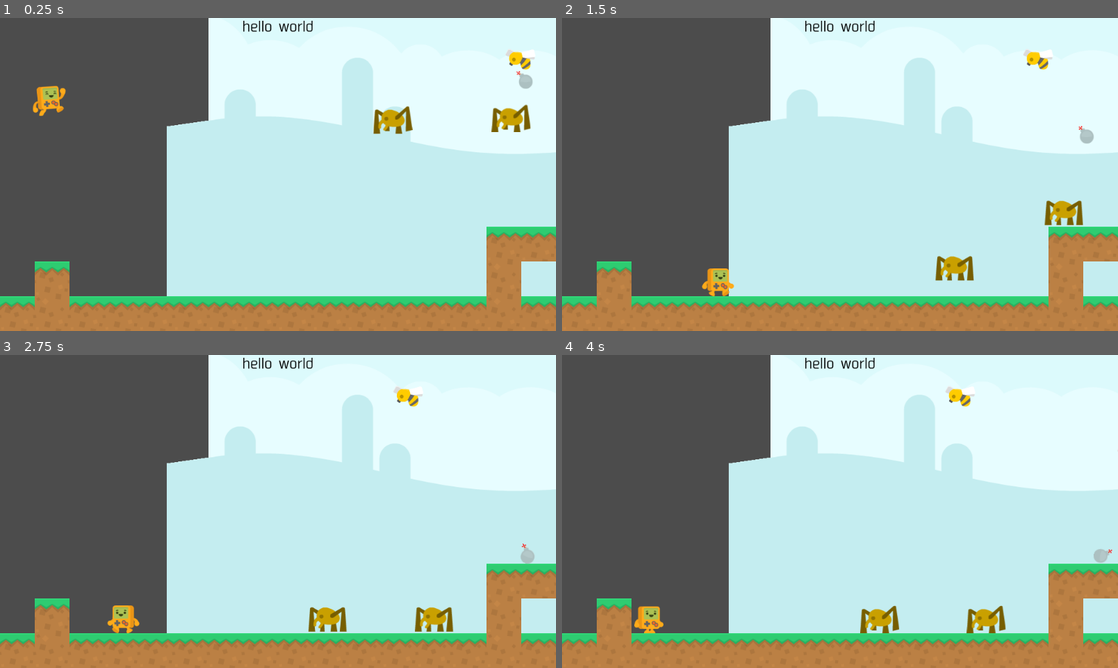
Above: before the commit, frames 1-4 (two rows, left to right).
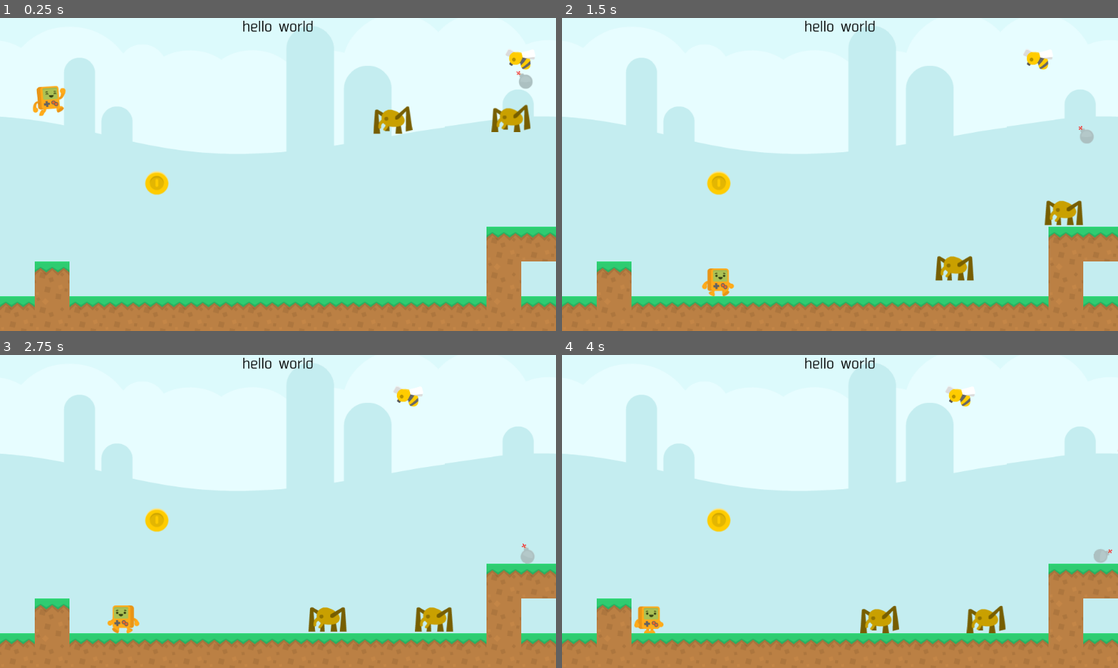
Above: after the commit, the same moments.

Repository: vivisuke/GDAction
Game: Godot game, scene res://MainScene.tscn
Two runs of this game, one before a commit and one after it. Both use one fixed random seed, a clock stepped at 60 frames per second and the inputs below.
Inputs (mouse positions are in pixels of both pictures, inside the frame that each line leads up to):
- Up to frame 1 (0.25 s): no input
- Up to frame 2 (1.5 s): move the mouse to (962, 158) at 0.52 s; hold Right (ui_right) from 0.53 s (still down); click (962, 158) at 0.67 s; tap Up (ui_up) at 0.77 s; move the mouse to (728, 190) at 1.27 s
- Up to frame 3 (2.75 s): tap Up (ui_up) at 1.52 s; move the mouse to (333, 442) at 2.02 s; release Right (ui_right) at 2.03 s; hold Left (ui_left) from 2.03 s (still down)
- Up to frame 4 (4 s): move the mouse to (812, 574) at 2.77 s; release Left (ui_left) at 2.78 s; hold Right (ui_right) from 2.78 s (still down); click (812, 574) at 2.92 s; tap Up (ui_up) at 3.02, 3.77 s; move the mouse to (1006, 558) at 3.52 s

The runs differ from the first frame. In frame 1, 36% of the frame differs, in the area x 0-100%, y 0-89%; in frame 2, 37%; in frame 3, 37%; in frame 4, 37%.

Commit message:
0012 ◎ C 08/27 09/01 0.001│ToDo│最初のあたりにジャンプで取れるコイン？設置

Diff:
--- /dev/null
+++ b/GDAction/Coin.tscn
@@ -0,0 +1,22 @@
+[gd_scene load_steps=4 format=2]
+
+[ext_resource path="res://Items/coinGold64.png" type="Texture" id=1]
+
+[sub_resource type="SpriteFrames" id=1]
+animations = [ {
+"frames": [ ExtResource( 1 ) ],
+"loop": true,
+"name": "default",
+"speed": 5.0
+} ]
+
+[sub_resource type="CircleShape2D" id=2]
+radius = 23.5814
+
+[node name="Coin" type="Area2D"]
+
+[node name="AnimatedSprite" type="AnimatedSprite" parent="."]
+frames = SubResource( 1 )
+
+[node name="CollisionShape2D" type="CollisionShape2D" parent="."]
+shape = SubResource( 2 )
--- a/GDAction/MainScene.gd
+++ b/GDAction/MainScene.gd
@@ -37,3 +37,9 @@
 func _on_Rotator_collide_with_player():
 	$Player/AudioStreamPlayer2D.play()
 	pass # Replace with function body.
+
+
+func _on_Coin_body_entered(body):
+	if body == Global.player:
+		$Coin.queue_free()
+	pass # Replace with function body.
--- a/GDAction/MainScene.tscn
+++ b/GDAction/MainScene.tscn
@@ -11,6 +11,7 @@
 [ext_resource path="res://Characters/platformChar_walk_left1.png" type="Texture" id=9]
 [ext_resource path="res://Characters/platformChar_jump.png" type="Texture" id=10]
 [ext_resource path="res://Spider.tscn" type="PackedScene" id=11]
+[ext_resource path="res://Coin.tscn" type="PackedScene" id=12]
 [ext_resource path="res://Items/flagYellow2.png" type="Texture" id=13]
 [ext_resource path="res://Items/flagYellow1.png" type="Texture" id=14]
 [ext_resource path="res://MainScene.gd" type="Script" id=15]
@@ -148,7 +149,6 @@
 transform = Transform2D( 1, 0, 0, 1, 0, 64 )
 
 [node name="ParallaxLayer" type="ParallaxLayer" parent="ParallaxBackground"]
-position = Vector2( 512, 0 )
 motion_scale = Vector2( 0.25, 1 )
 
 [node name="Sprite" type="Sprite" parent="ParallaxBackground/ParallaxLayer"]
@@ -167,7 +167,6 @@
 texture = ExtResource( 19 )
 
 [node name="ParallaxLayer2" type="ParallaxLayer" parent="ParallaxBackground"]
-position = Vector2( 512, 0 )
 motion_scale = Vector2( 0.4, 1 )
 
 [node name="Sprite" type="Sprite" parent="ParallaxBackground/ParallaxLayer2"]
@@ -284,6 +283,9 @@
 [node name="Rotator2" parent="." instance=ExtResource( 25 )]
 position = Vector2( 1728, 384 )
 
+[node name="Coin" parent="." instance=ExtResource( 12 )]
+position = Vector2( 288.84, 303.551 )
+
 [connection signal="body_entered" from="Flag" to="." method="_on_Flag_body_entered"]
 [connection signal="colliedWithPlayer" from="Spider" to="." method="_on_Spider_colliedWithPlayer"]
 [connection signal="colliedWithPlayer" from="Spider2" to="." method="_on_Spider_colliedWithPlayer"]
@@ -293,3 +295,4 @@
 [connection signal="body_entered" from="Spike4" to="." method="_on_Spike_body_entered"]
 [connection signal="collide_with_player" from="Rotator" to="." method="_on_Rotator_collide_with_player"]
 [connection signal="collide_with_player" from="Rotator2" to="." method="_on_Rotator_collide_with_player"]
+[connection signal="body_entered" from="Coin" to="." method="_on_Coin_body_entered"]
Not shown: 1 places in GDAction/MainScene.tscn that only renumber resources
Not shown, changed: GDAction.spr
